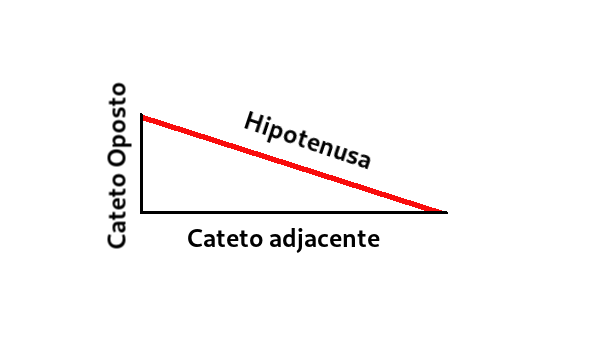
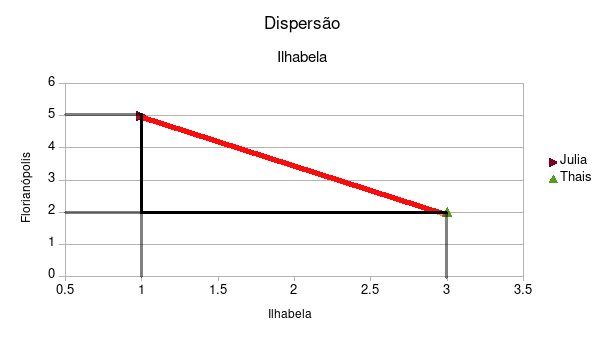
Layer changes from the first 605×340 image to the second:
hid "Cateto Oposto" over [107, 82, 132, 249]
hid "Cateto adjacente" over [188, 228, 380, 253]
hid "Hipotenusa" over [244, 111, 371, 170]
showed "Layer", opacity 100% → 50% over [64, 113, 448, 279]
showed "Pasted Layer", painted on it over [21, 16, 591, 318]
